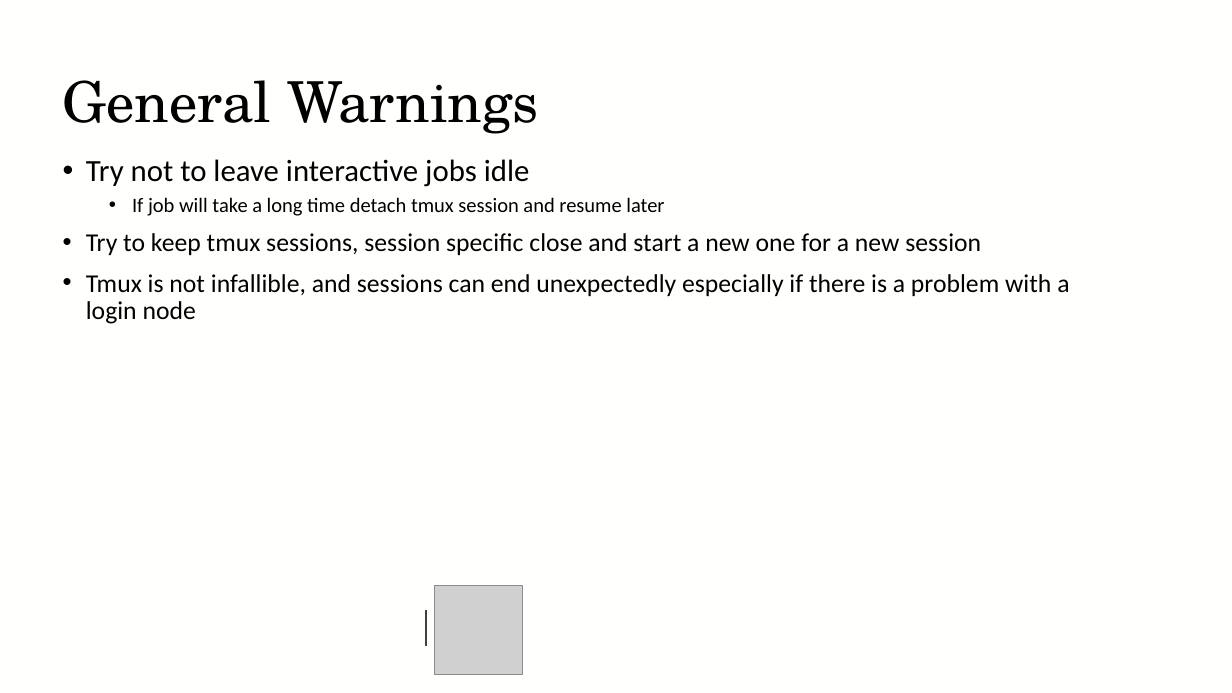
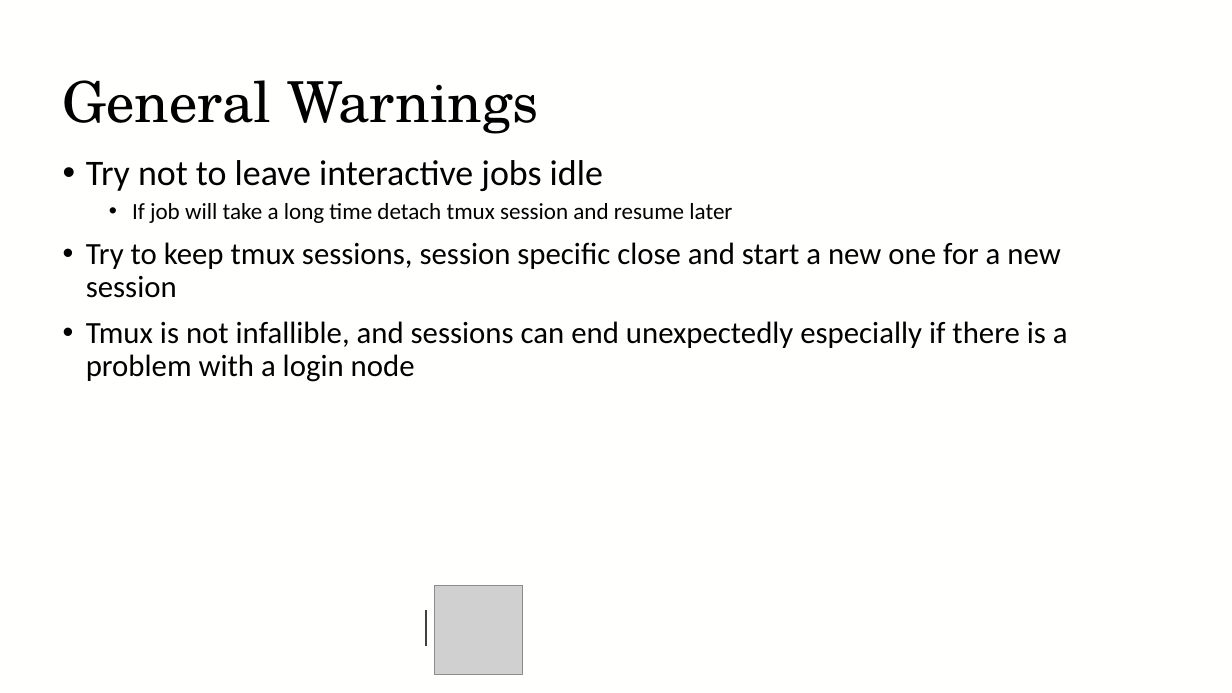
Before and after one commit to baskerville-hpc/2025-01-16-RFI-DLS-training, a slide deck: slide 12 of Interactive_jobs/Baskerville-Interactive-jobs.pptx. Drawn at 1232x693 pixels with LibreOffice and Linux fonts; fonts in the diff are those of the drawing; grey boxes stand for pictures; background and template pictures are left out. Boxes give left, top, right and bottom in pixels: in the first picture for what was removed or moved away, otherwise in the second. Text is boxed around its words. In the diff, an @@ line names an element or a change of style, - is before the commit and + after.

Commit message:
update of Interactive presentation and material

```diff
--- a/Interactive_jobs/Baskerville-Interactive-jobs.pptx
+++ b/Interactive_jobs/Baskerville-Interactive-jobs.pptx
@@ text "Try not to leave interactive ..." at <box>86,160,1068,382</box>: size 24 to 28 pt in "Try not to leave interactive jobs idle"; size 16 to 18 pt in "If job will take a long time ..."; size 20 to 24 pt in "Try to keep tmux sessions, session specific ...", "Tmux is not infallible, and sessions can ..." @@
```
Also in this commit, not shown: 2 other slides changed, 2 other files.
